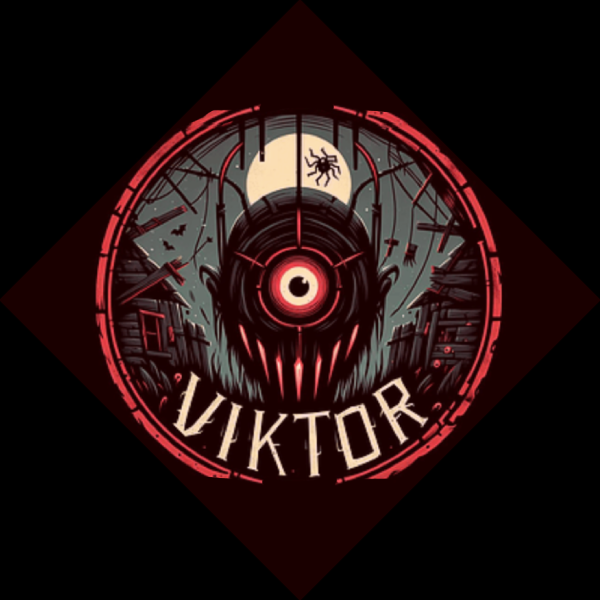
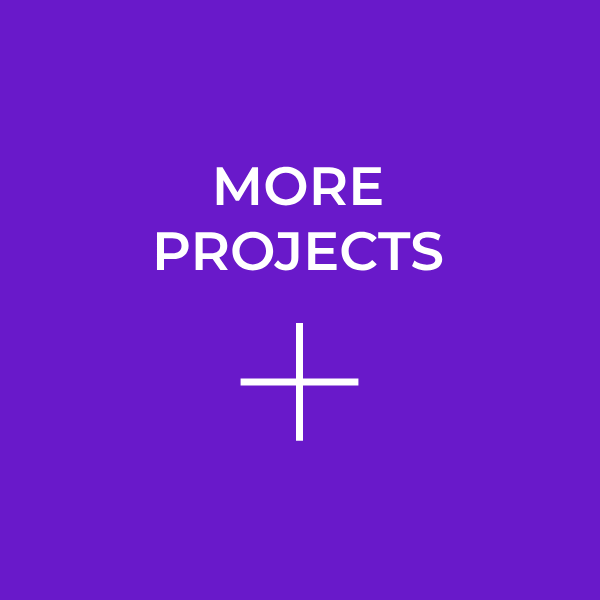
Comparing the layer stacks of the two 600 × 600 images. Changes:
added layer "MORE PROJECTS" above "Rectángulo 1" over [156, 166, 443, 271]
added layer "Capa 23" above "Capa 22" over [0, 0, 600, 600]
hid "Capa 20" over [62, 85, 530, 504]
hid "Capa 18" over [0, 0, 600, 600]
hid "Capa 17" over [0, 0, 600, 600]